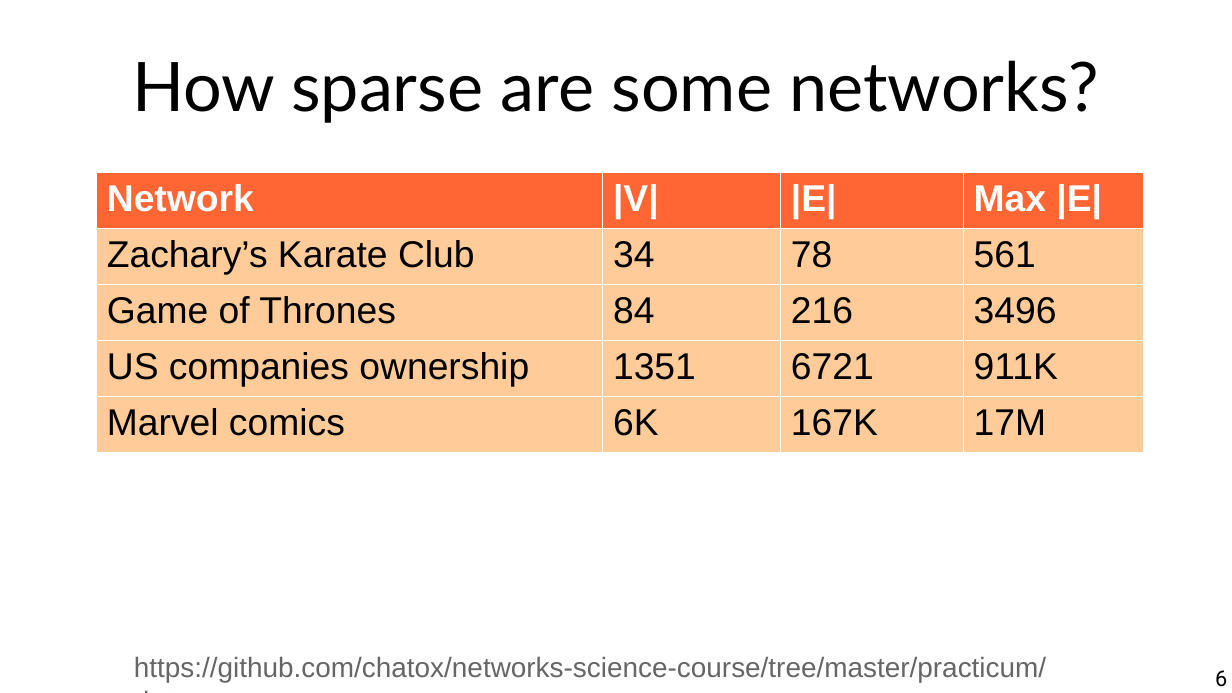
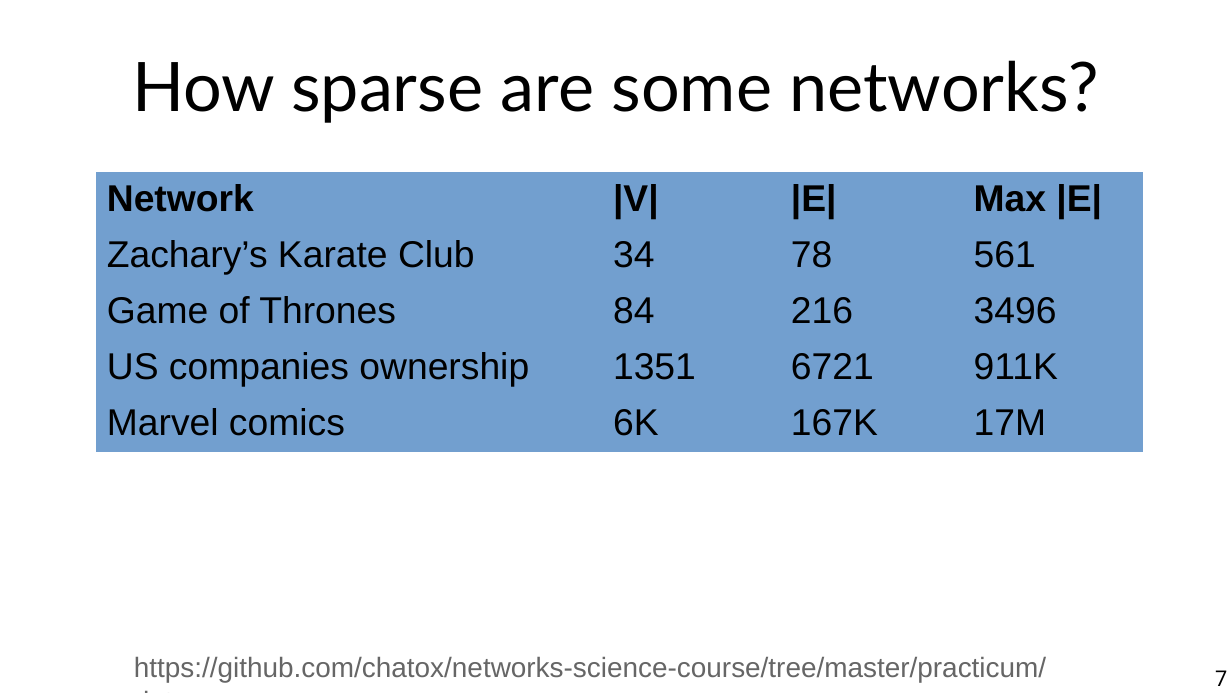
Before and after one commit to chatox/networks-science-course, a slide deck: slide 7 of theory/odp/tt04-connectivity.odp (slide 6 before the commit). Drawn at 1232x693 pixels with LibreOffice and Linux fonts; fonts in the diff are those of the drawing. Boxes give left, top, right and bottom in pixels: in the first picture for what was removed or moved away, otherwise in the second. Text is boxed around its words. In the diff, an @@ line names an element or a change of style, - is before the commit and + after.

```diff
--- a/theory/odp/tt04-connectivity.odp
+++ b/theory/odp/tt04-connectivity.odp
@@ table at [96, 172, 1144, 440] @@
@@ fill #FF6633 to #729FCF in row 1 @@
@@ fill #FFCC99 to #729FCF in 16 cells @@
@@ text colour #FFFFFF to #000000 in "Network", "|V|", "|E|", "Max |E|" @@
@@ borders changed @@
@@ page number at [1215, 670, 1227, 686]: text changed @@
-6
+7
```
Also in this commit, not shown: 1 other slide changed, 2 slides added, 4 other files.
